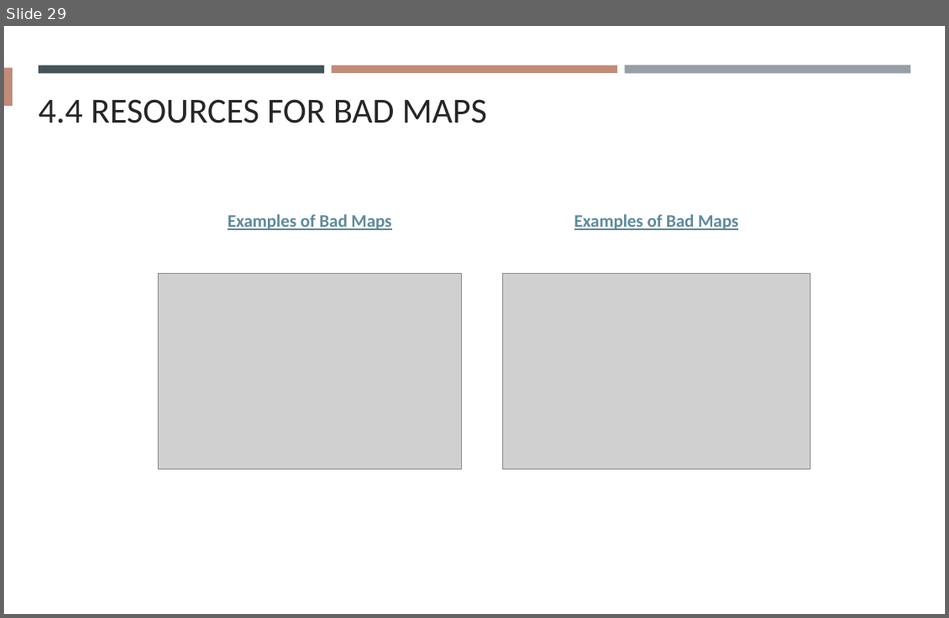
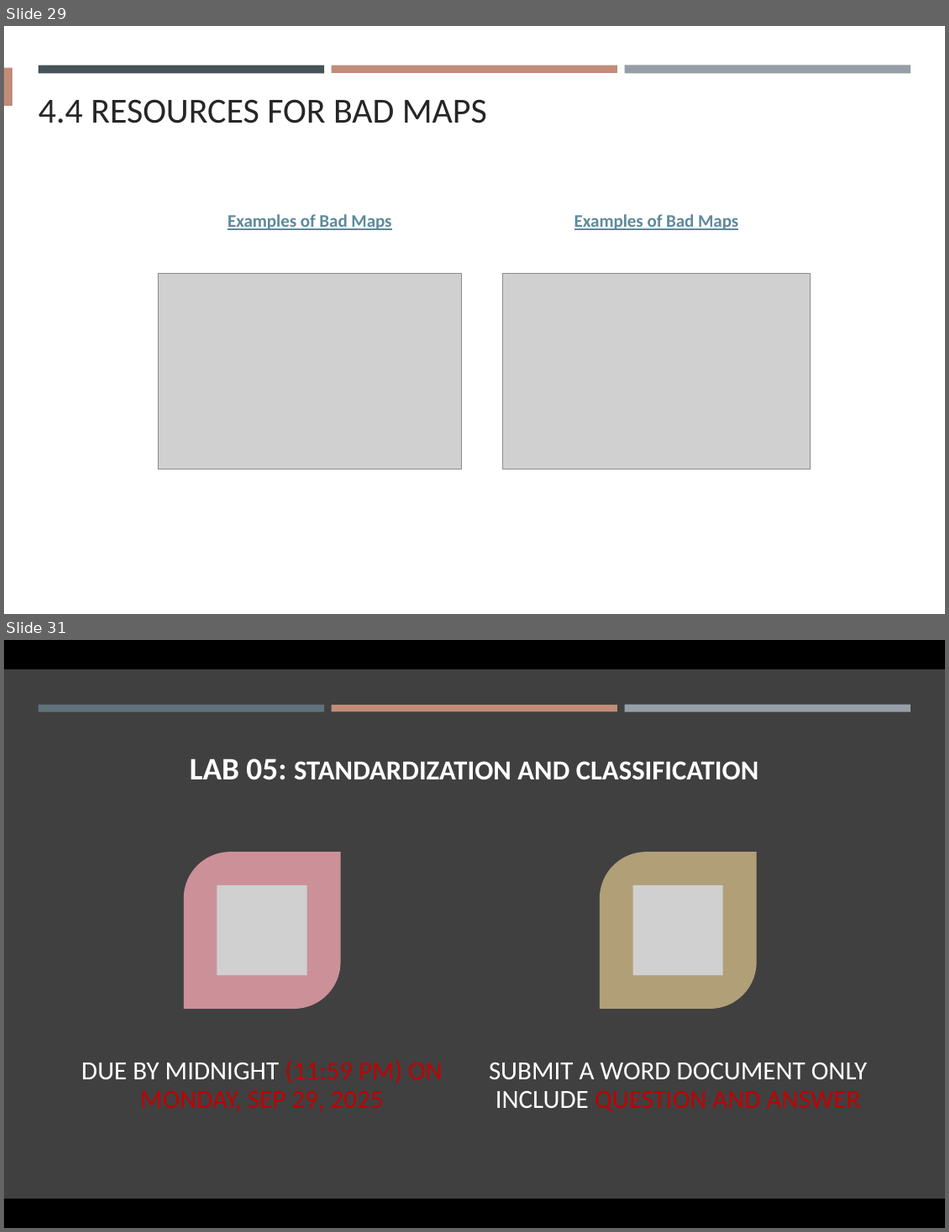
Before and after one commit to gisynw/GIS_I, a slide deck: docs/Lectures/Week06/Lecture05_GEOG2475_Standardization.pptx. Shown one above the other, each under a label of ours: slide 29 before the commit, slides 29 and 31 after it; the slides between them are not shown. The pictures are 949x618 and 949x1232 pixels, drawn with LibreOffice and Linux fonts; fonts in the diff are those of the drawing; grey boxes stand for pictures. Boxes give left, top, right and bottom in pixels: in the first picture for what was removed or moved away, otherwise in the second. Text is boxed around its words. In the diff, an @@ line names an element or a change of style, - is before the commit and + after.

```diff
--- a/docs/Lectures/Week06/Lecture05_GEOG2475_Standardization.pptx
+++ b/docs/Lectures/Week06/Lecture05_GEOG2475_Standardization.pptx
@@ slide 31 added at (x1=4, y1=640, x2=945, y2=1228), background #000000 @@
@@ rectangle added at (x1=4, y1=669, x2=945, y2=1199), fill #404040 @@
@@ rectangle added at (x1=38, y1=705, x2=324, y2=712), fill #60727A @@
@@ rectangle added at (x1=332, y1=705, x2=616, y2=712), fill #C18C78 @@
@@ rectangle added at (x1=625, y1=705, x2=910, y2=712), fill #969FA7 @@
@@ title added at (x1=190, y1=758, x2=758, y2=780), 18.9 pt, text #FFFFFF, bold @@
+LAB 05: STANDARDIZATION AND CLASSIFICATION
@@ group added at (x1=81, y1=853, x2=867, y2=1111): 2 round diag rects, 2 pictures, 2 texts @@
+DUE BY MIDNIGHT (11:59 PM) ON MONDAY, SEP 29, 2025
+SUBMIT A WORD DOCUMENT ONLY INCLUDE QUESTION AND ANSWER
```
Also in this commit, not shown: 1 other slide added, 1 slide removed, 5 other files.
